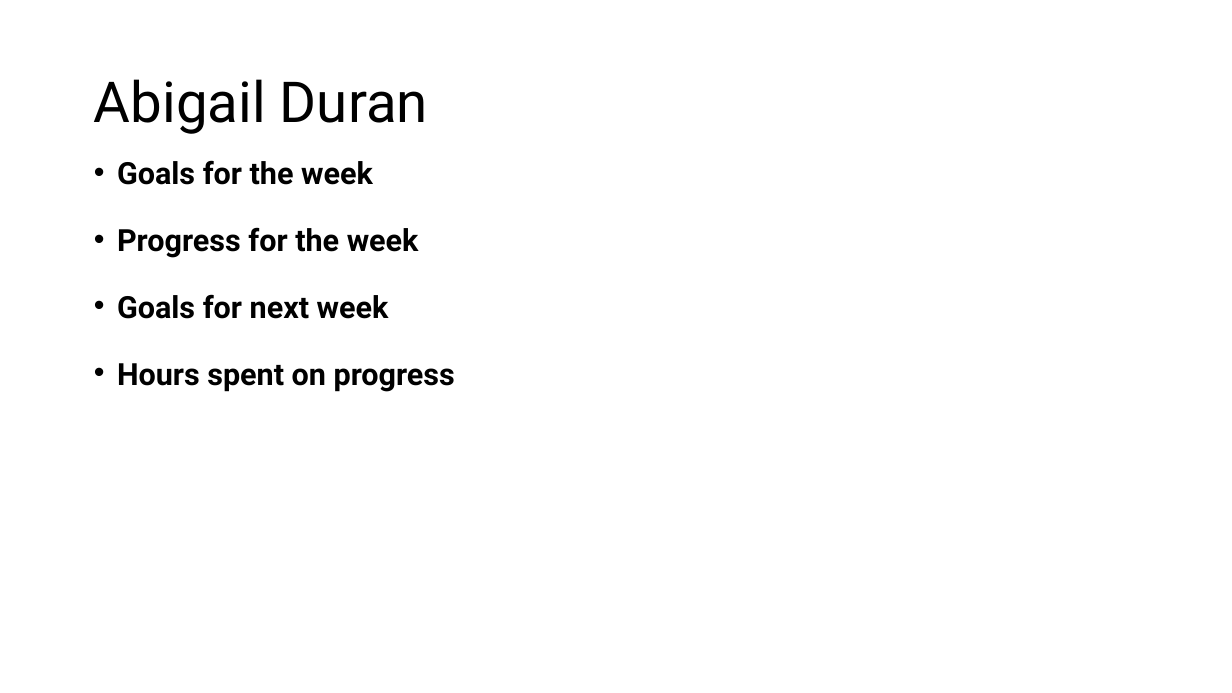
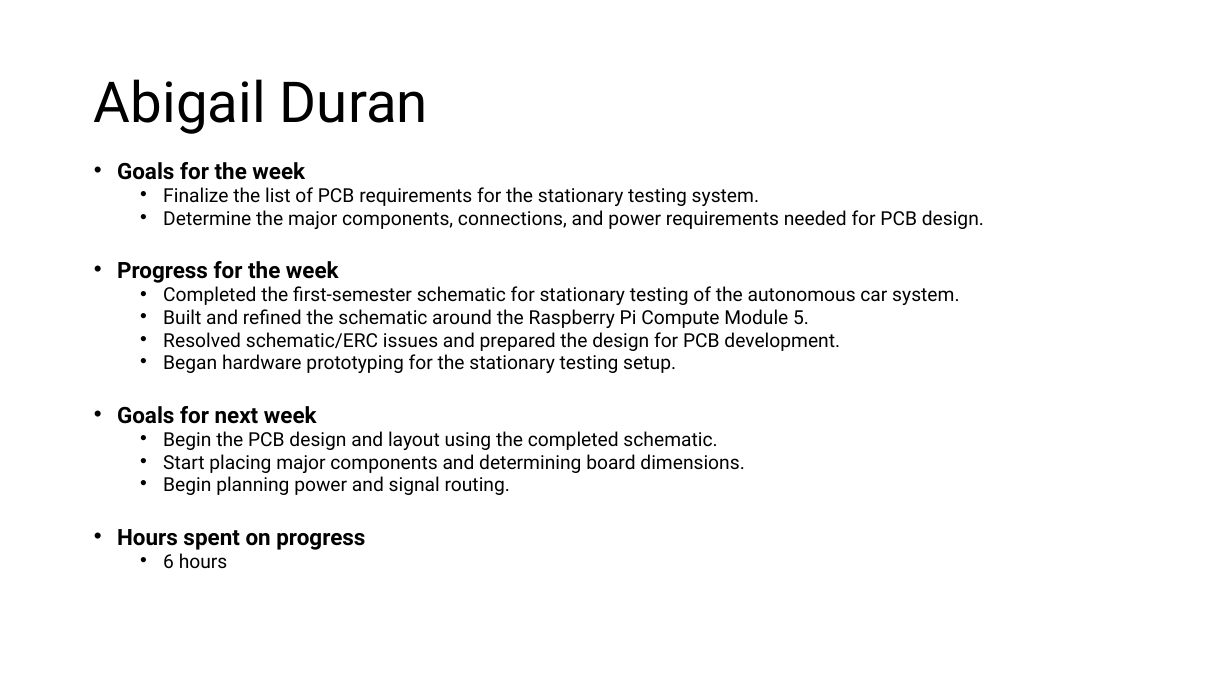
Before and after one commit to EthanWellsSr/Self-Driving-RC-Car, a slide deck: slide 1 of Weekly Reports/slides/4-abigail-duran.pptx. Drawn at 1232x693 pixels with LibreOffice and Linux fonts; fonts in the diff are those of the drawing. Boxes give left, top, right and bottom in pixels: in the first picture for what was removed or moved away, otherwise in the second. Text is boxed around its words. In the diff, an @@ line names an element or a change of style, - is before the commit and + after.

Commit message:
Update Abigail weekly report

```diff
--- a/Weekly Reports/slides/4-abigail-duran.pptx
+++ b/Weekly Reports/slides/4-abigail-duran.pptx
@@ text at <box>117,162,365,550</box>: size 23.8 to 17.5 pt in "Goals for the week", "Progress for the week", "Goals for next week", "Hours spent on progress" @@
@@ text at <box>163,187,984,229</box>: paragraphs added @@
+  • Finalize the list of PCB requirements for the stationary testing system.
+  • Determine the major components, connections, and power requirements needed for PCB design.
@@ text at <box>163,286,959,373</box>: paragraphs added @@
+  • Completed the first-semester schematic for stationary testing of the autonomous car system.
+  • Built and refined the schematic around the Raspberry Pi Compute Module 5.
+  • Resolved schematic/ERC issues and prepared the design for PCB development.
+  • Began hardware prototyping for the stationary testing setup.
@@ text at <box>163,431,744,495</box>: paragraphs added @@
+  • Begin the PCB design and layout using the completed schematic.
+  • Start placing major components and determining board dimensions.
+  • Begin planning power and signal routing.
@@ text at <box>163,553,228,569</box>: paragraph added @@
+  • 6 hours
```
